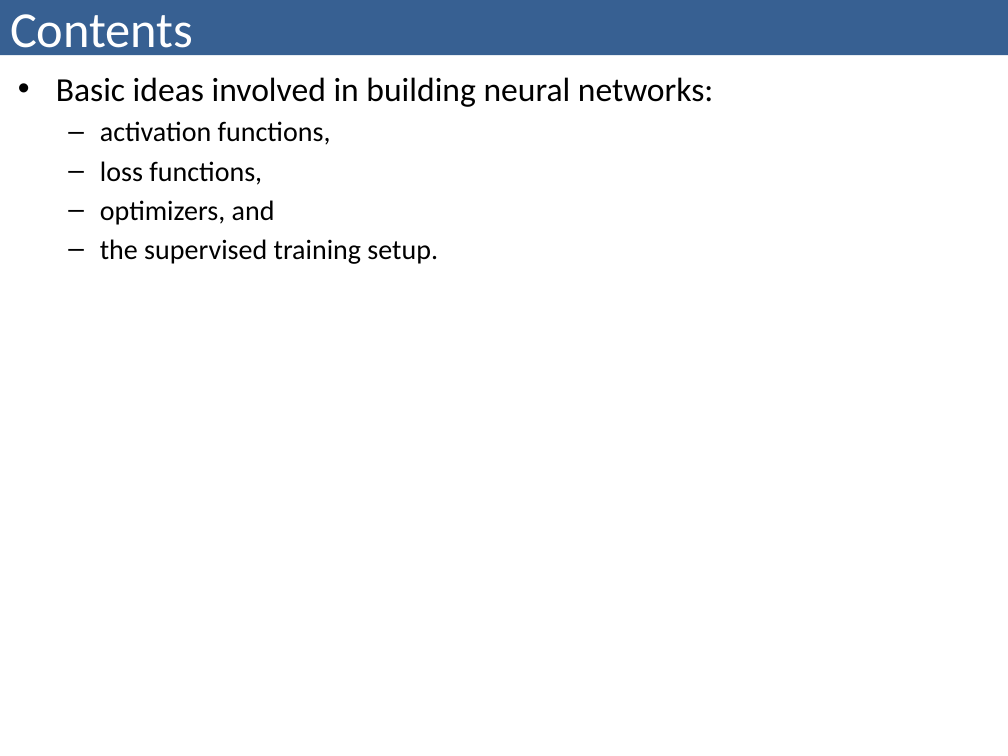
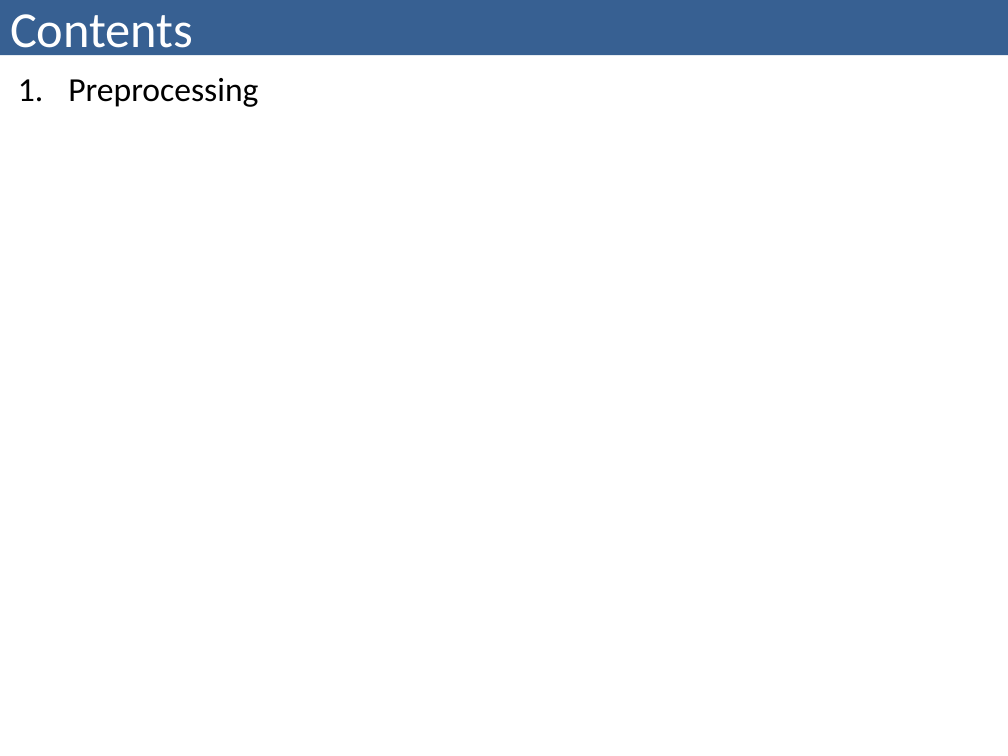
Before and after one commit to bzitko/nlp_repo, a slide deck: slide 2 of slides/nlp p03 feed forward networks/nlp p03.2 surname classification preprocessing.pptx. Drawn at 1008x756 pixels with LibreOffice and Linux fonts; fonts in the diff are those of the drawing. Boxes give left, top, right and bottom in pixels: in the first picture for what was removed or moved away, otherwise in the second. Text is boxed around its words. In the diff, an @@ line names an element or a change of style, - is before the commit and + after.

```diff
--- a/slides/nlp p03 feed forward networks/nlp p03.2 surname classification preprocessing.pptx
+++ b/slides/nlp p03 feed forward networks/nlp p03.2 surname classification preprocessing.pptx
@@ text at (x1=68, y1=78, x2=258, y2=107): text changed; size 20 to 24 pt @@
-• Basic ideas involved in building neural networks:
-  – activation functions,
-  – loss functions,
-  – optimizers, and
-  – the supervised training setup.
+1. Preprocessing
```
Also in this commit, not shown: 6 slides added, 9 slides removed, 2 other files.
